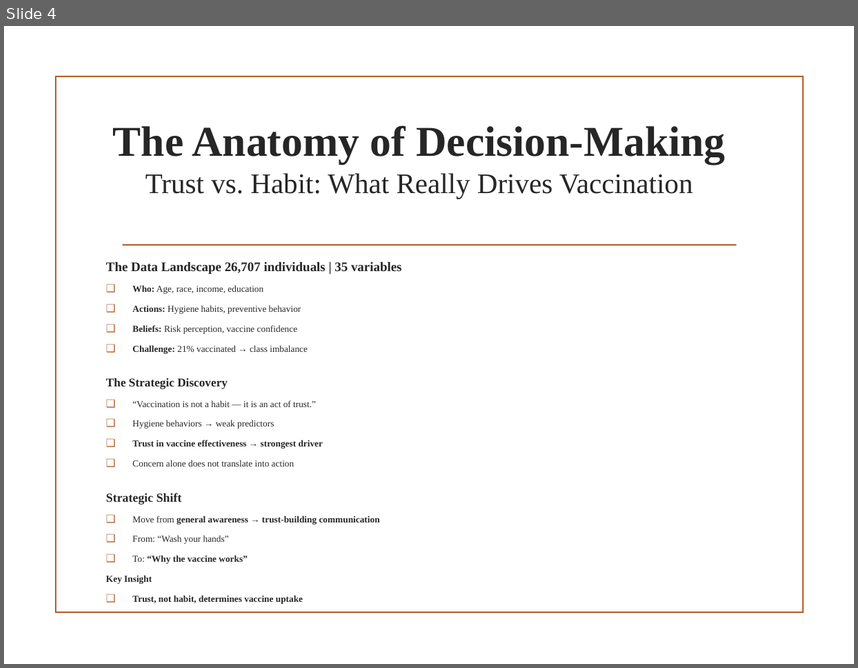
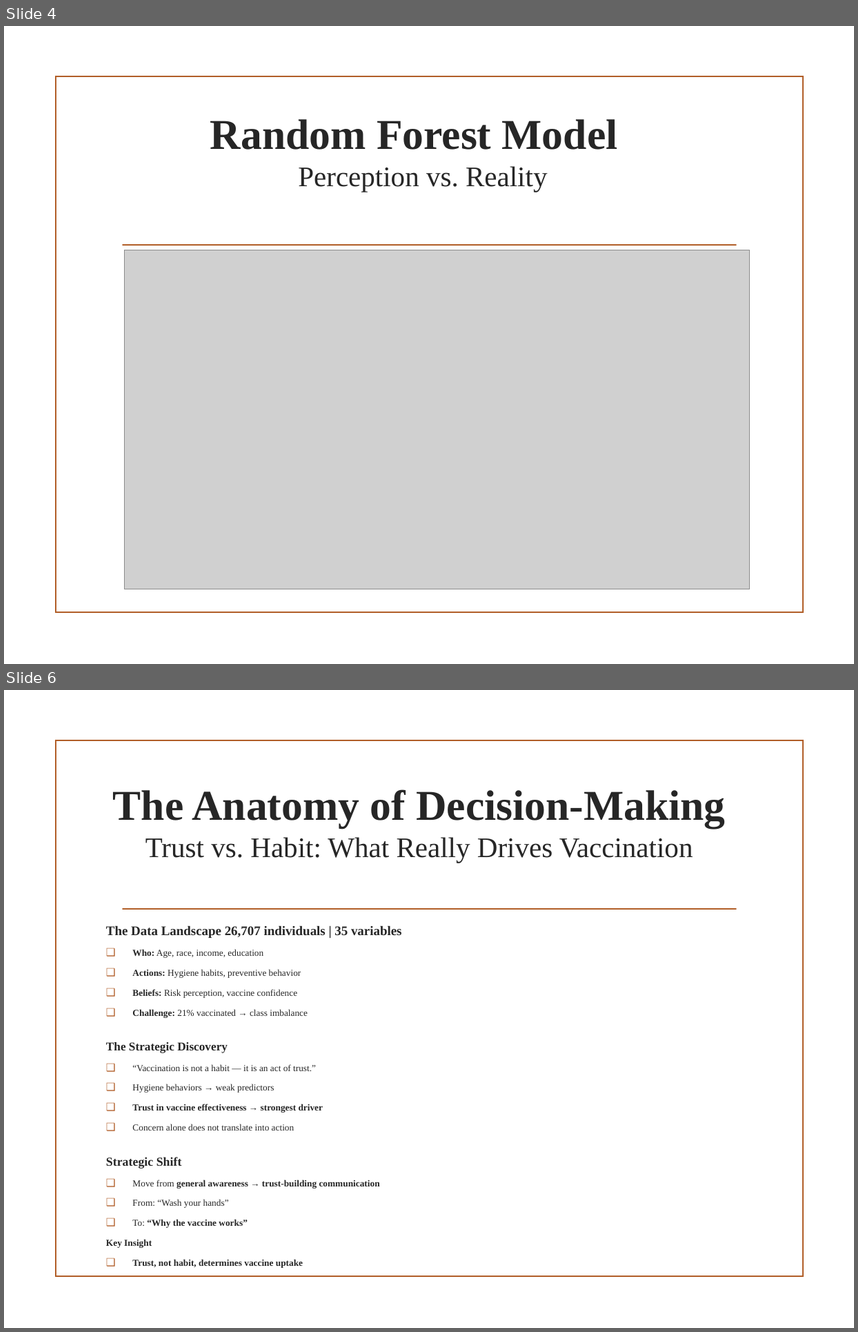
Before and after one commit to abelchol-ship-it/H1N1_2009_Vaccine_Predictive_Project_Abel_Aleu_Chol, a slide deck: PPTX_CSV_Files/H1N1_Vaccine_Predictive_Presentation_Abel_Aleu_Chol.pptx. Shown one above the other, each under a label of ours: slide 4 before the commit, slides 4 and 6 after it; the slides between them are not shown. The pictures are 858x668 and 858x1332 pixels, drawn with LibreOffice and Linux fonts; fonts in the diff are those of the drawing; grey boxes stand for pictures; background and template pictures are left out. Boxes give left, top, right and bottom in pixels: in the first picture for what was removed or moved away, otherwise in the second. Text is boxed around its words. In the diff, an @@ line names an element or a change of style, - is before the commit and + after.

```diff
--- a/PPTX_CSV_Files/H1N1_Vaccine_Predictive_Presentation_Abel_Aleu_Chol.pptx
+++ b/PPTX_CSV_Files/H1N1_Vaccine_Predictive_Presentation_Abel_Aleu_Chol.pptx
@@ slide 4 added at <box>4,26,854,664</box>, background picture (left out); not listed: 2 template elements that a slide beside it also shows @@
@@ title added at <box>210,119,617,191</box>, 24 pt, text #262626 @@
+Random Forest Model
+Perception vs. Reality
@@ picture added at <box>125,250,749,589</box> @@
@@ what was slide 4 is now slide 6 @@
```
Also in this commit, not shown: 11 slides changed, 1 other slide added, 6 other files.
